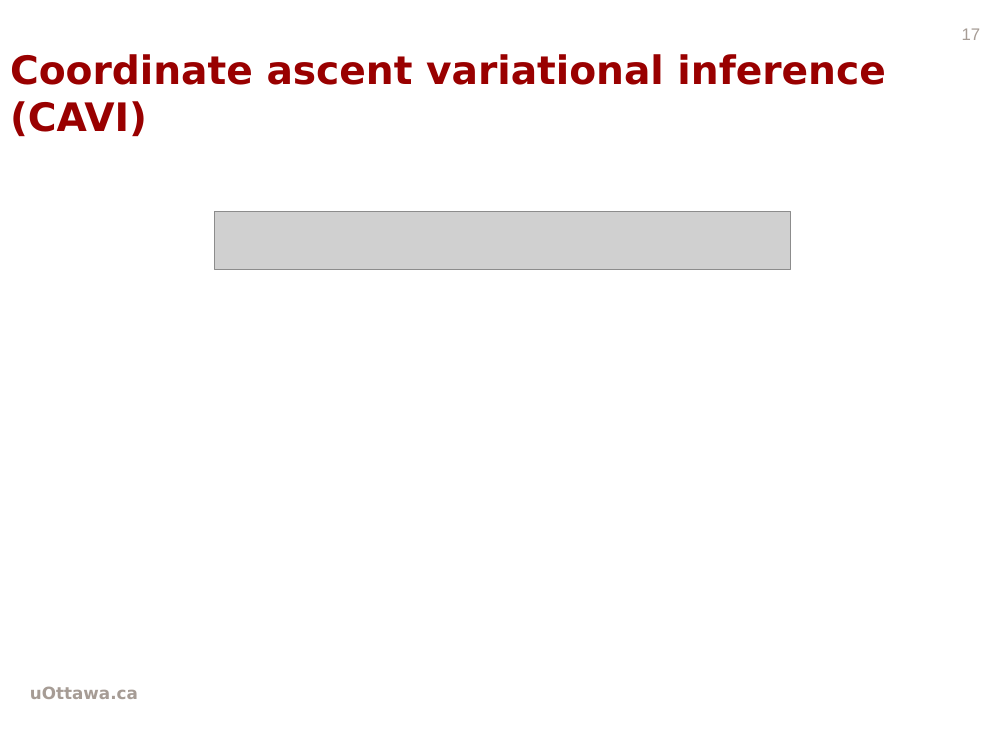
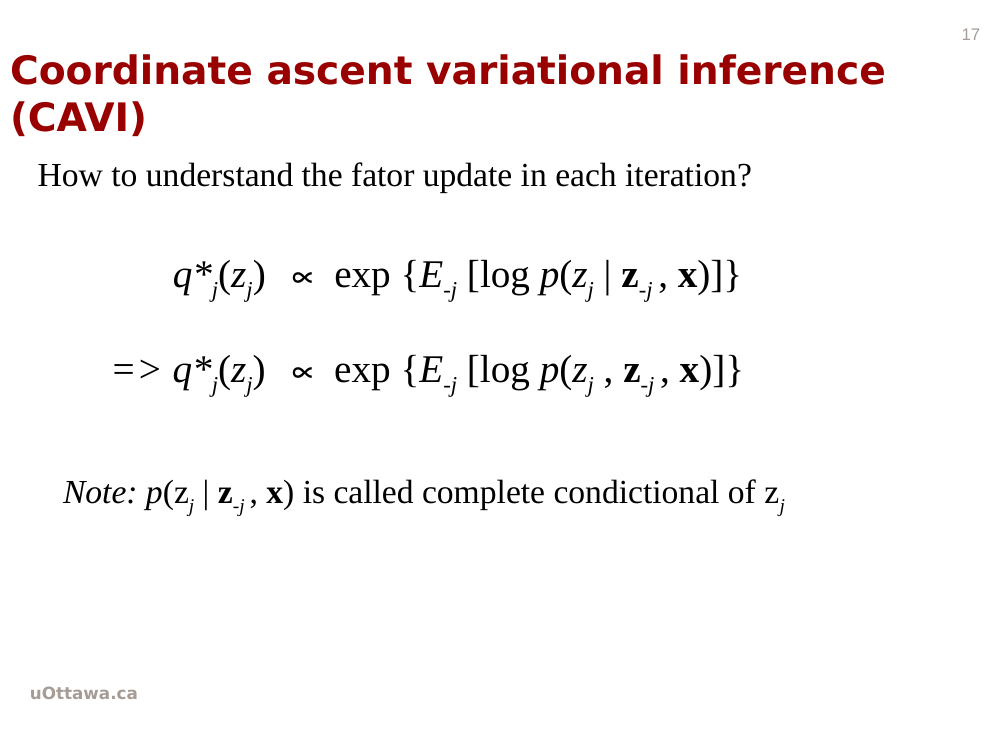
Before and after one commit to wwwmonsterlam/GraphicModelClassifierProject, a slide deck: slide 17 of presentationi.pptx. Drawn at 1008x756 pixels with LibreOffice and Linux fonts; fonts in the diff are those of the drawing; grey boxes stand for pictures; background and template pictures are left out. Boxes give left, top, right and bottom in pixels: in the first picture for what was removed or moved away, otherwise in the second. Text is boxed around its words. In the diff, an @@ line names an element or a change of style, - is before the commit and + after.

```diff
--- a/presentationi.pptx
+++ b/presentationi.pptx
@@ text added at (38, 162, 752, 192), 24 pt, text #000000 @@
+How to understand the fator update in each iteration?
@@ picture removed at (215, 212, 791, 270) @@
@@ text added at (173, 259, 742, 302), 28 pt, text #000000 @@
+q*j(zj) ∝ exp {E-j [log p(zj | z-j , x)]}
@@ text added at (173, 354, 744, 397), 28 pt, text #000000 @@
+=> q*j(zj) ∝ exp {E-j [log p(zj , z-j , x)]}
@@ text added at (63, 479, 756, 516), 24 pt, text #000000 @@
+Note: p(zj | z-j , x) is called complete condictional of zj
```
Also in this commit, not shown: 6 other slides changed, 5 slides added, 5 slides removed.
